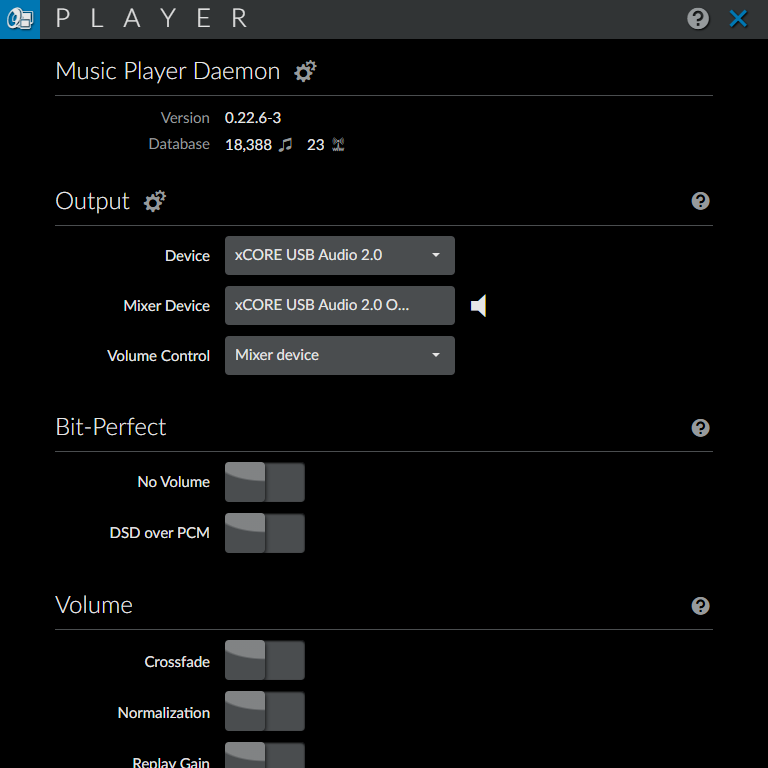
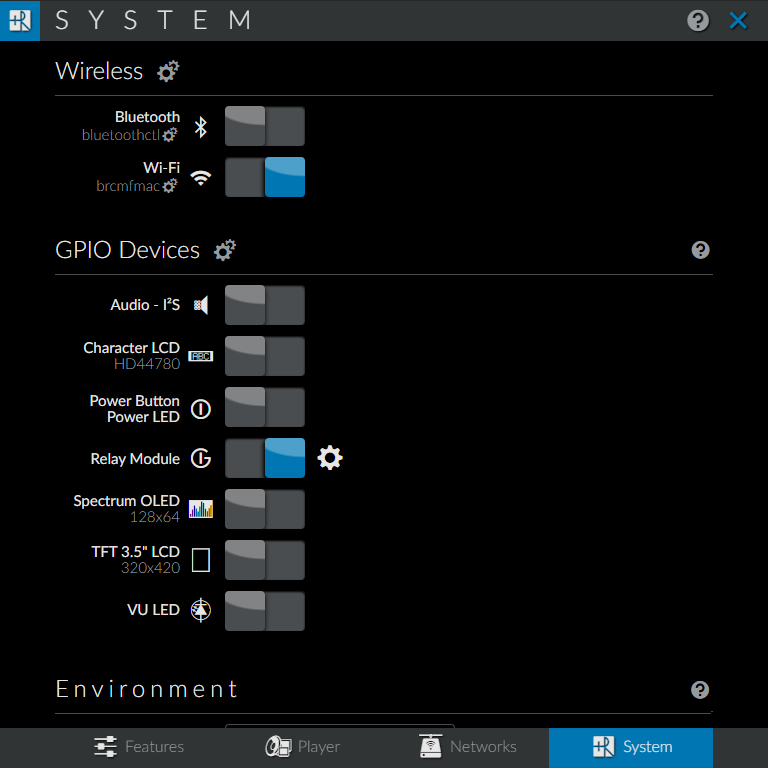
Comparing the layer stacks of the two (768, 768) images. Changes:
showed "system" over box(0, 728, 768, 768)
renamed "system2" to "Layer 46", showed it, painted on it over box(0, 0, 768, 768)
hid "player1" over box(0, 0, 768, 768)
